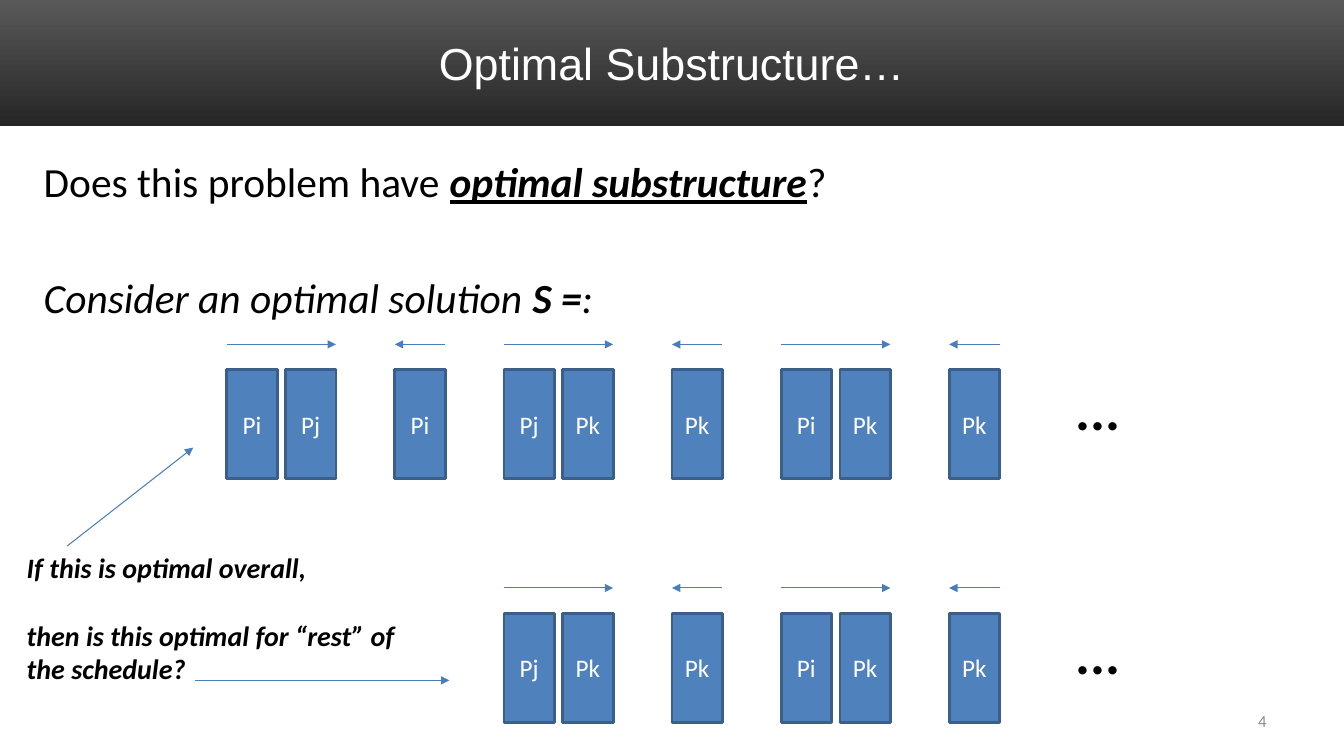
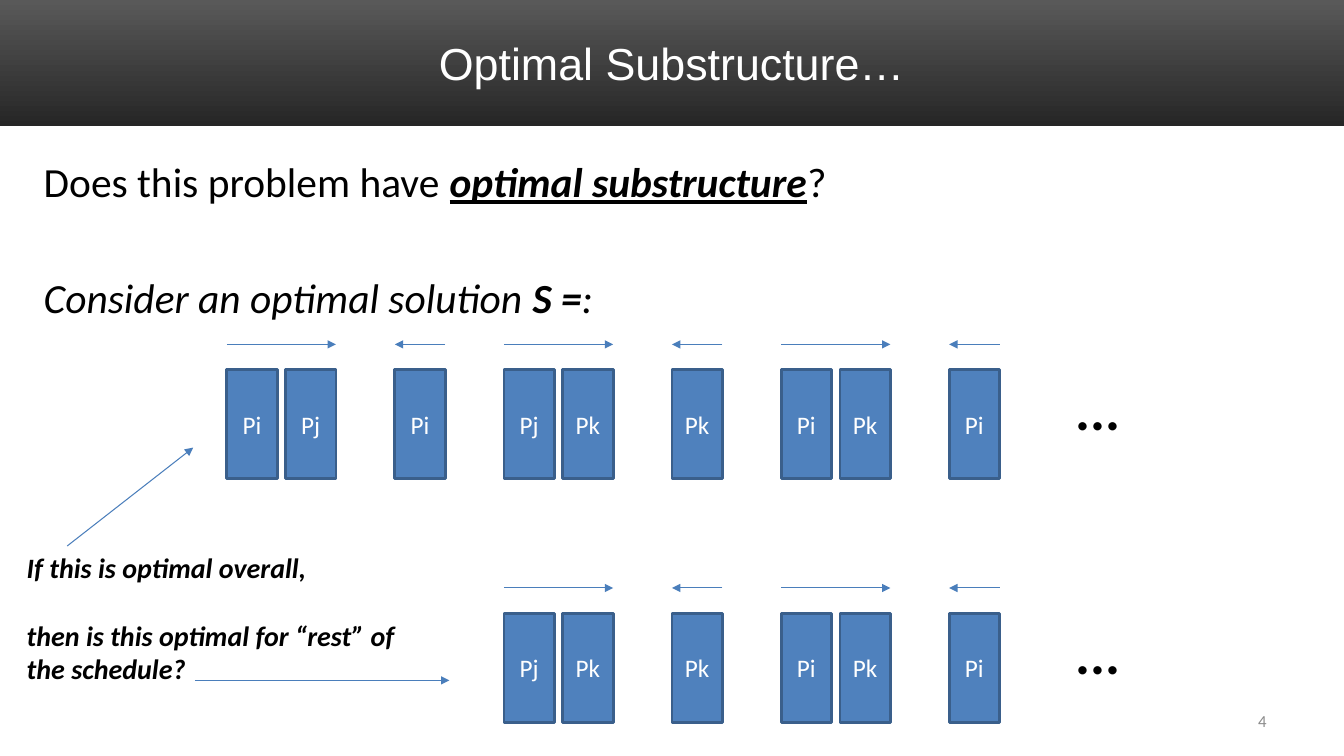
Before and after one commit to markfloryan/dsa2, a slide deck: slide 4 of slides/04-BridgeCrossing.pptx. Drawn at 1344x756 pixels with LibreOffice and Linux fonts; fonts in the diff are those of the drawing. Boxes give left, top, right and bottom in pixels: in the first picture for what was removed or moved away, otherwise in the second. Text is boxed around its words. In the diff, an @@ line names an element or a change of style, - is before the commit and + after.

Commit message:
small bridge update

```diff
--- a/slides/04-BridgeCrossing.pptx
+++ b/slides/04-BridgeCrossing.pptx
@@ text in rectangle at [965, 416, 984, 434]: text changed @@
-Pk
+Pi
@@ text in rectangle at [965, 659, 984, 677]: text changed @@
-Pk
+Pi
```
